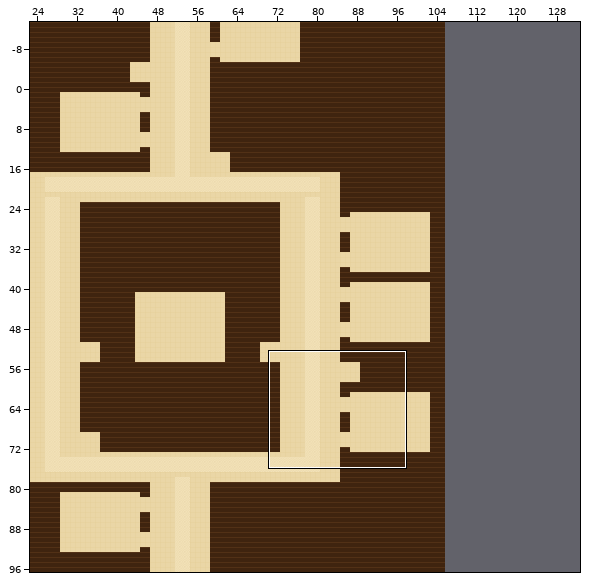
An edit to a level. Tiled map (JSON), maps/library.tmj. Above: a wide view before the commit, with the close-up outlined.
Close-up. Before the edit:
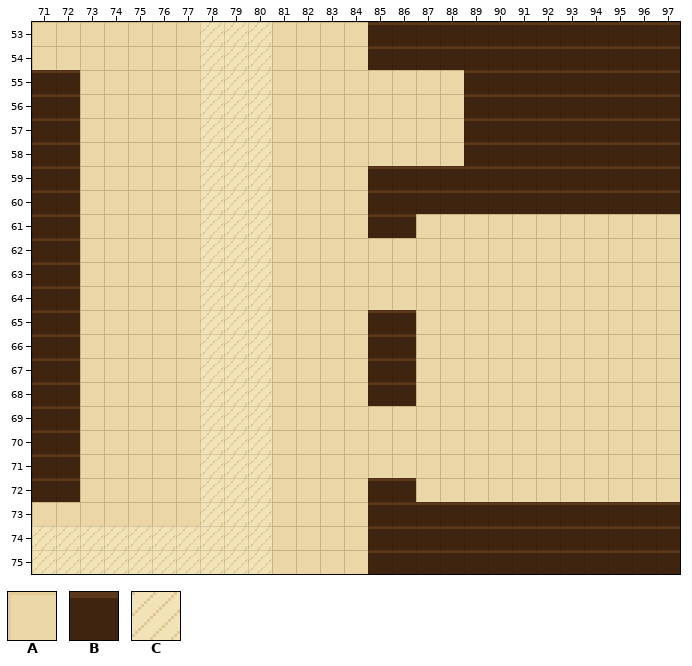
Cells are 16x16 px. Shown: x 71..97, y 53..75. The commit also changed other parts of the map, which this record leaves out. The old version is drawn lined up with the new one.
Key: from "draft": A 0, B 1, C 5.
_ is an empty cell.
Layer "ground" before, first column x 71:
53 AAAAAAACCCAAAABBBBBBBBBBBBB
54 AAAAAAACCCAAAABBBBBBBBBBBBB
55 BBAAAAACCCAAAAAAAABBBBBBBBB
56 BBAAAAACCCAAAAAAAABBBBBBBBB
57 BBAAAAACCCAAAAAAAABBBBBBBBB
58 BBAAAAACCCAAAAAAAABBBBBBBBB
59 BBAAAAACCCAAAABBBBBBBBBBBBB
60 BBAAAAACCCAAAABBBBBBBBBBBBB
61 BBAAAAACCCAAAABBAAAAAAAAAAA
62 BBAAAAACCCAAAAAAAAAAAAAAAAA
63 BBAAAAACCCAAAAAAAAAAAAAAAAA
64 BBAAAAACCCAAAAAAAAAAAAAAAAA
65 BBAAAAACCCAAAABBAAAAAAAAAAA
66 BBAAAAACCCAAAABBAAAAAAAAAAA
67 BBAAAAACCCAAAABBAAAAAAAAAAA
68 BBAAAAACCCAAAABBAAAAAAAAAAA
69 BBAAAAACCCAAAAAAAAAAAAAAAAA
70 BBAAAAACCCAAAAAAAAAAAAAAAAA
71 BBAAAAACCCAAAAAAAAAAAAAAAAA
72 BBAAAAACCCAAAABBAAAAAAAAAAA
73 AAAAAAACCCAAAABBBBBBBBBBBBB
74 CCCCCCCCCCAAAABBBBBBBBBBBBB
75 CCCCCCCCCCAAAABBBBBBBBBBBBB
And afterwards:
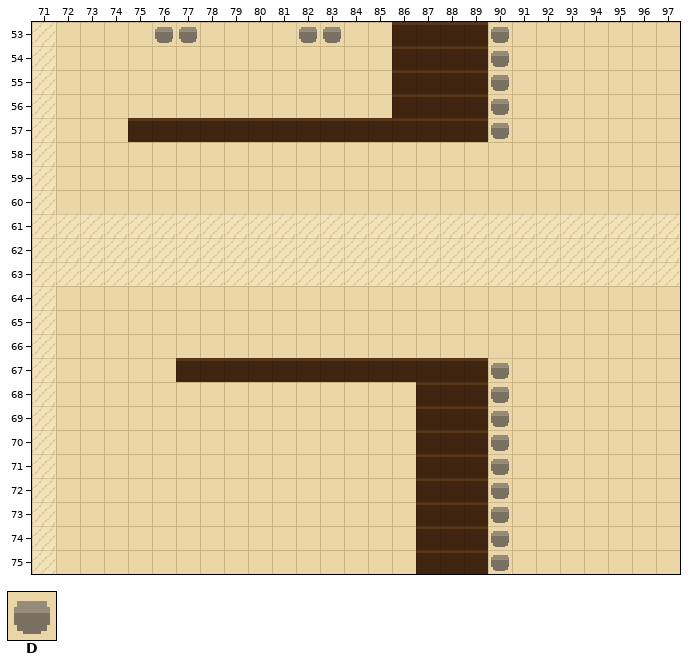
Further tiles: from "draft": D 4.
The exact change:
map size 106x190 -> 140x150 cells (old content now starts at 0,-40; both pictures use the new coordinates)
Layer "ground":
y 53: x 71 A -> C; x 76..80 AACCC -> DDAAA; x 82..83 AA -> DD; x 85 B -> A; x 90..97 BBBBBBBB -> DAAAAAAA
y 54: x 71 A -> C; x 78..80 CCC -> AAA; x 85 B -> A; x 90..97 BBBBBBBB -> DAAAAAAA
y 55..56: x 71..72 BB -> CA; x 78..80 CCC -> AAA; x 86..88 AAA -> BBB; x 90..97 BBBBBBBB -> DAAAAAAA
y 57: x 71..72 BB -> CA; x 75..88 AAACCCAAAAAAAA -> BBBBBBBBBBBBBB; x 90..97 BBBBBBBB -> DAAAAAAA
y 58: x 71..72 BB -> CA; x 78..80 CCC -> AAA; x 89..97 BBBBBBBBB -> AAAAAAAAA
y 59..60: x 71..72 BB -> CA; x 78..80 CCC -> AAA; x 85..97 BBBBBBBBBBBBB -> AAAAAAAAAAAAA
y 61: x 71..77 BBAAAAA -> CCCCCCC; x 81..97 AAAABBAAAAAAAAAAA -> CCCCCCCCCCCCCCCCC
y 62..63: x 71..77 BBAAAAA -> CCCCCCC; x 81..97 AAAAAAAAAAAAAAAAA -> CCCCCCCCCCCCCCCCC
y 64: x 71..72 BB -> CA; x 78..80 CCC -> AAA
y 65..66: x 71..72 BB -> CA; x 78..80 CCC -> AAA; x 85..86 BB -> AA
y 67: x 71..72 BB -> CA; x 77..84 ACCCAAAA -> BBBBBBBB; x 87..90 AAAA -> BBBD
y 68: x 71..72 BB -> CA; x 78..80 CCC -> AAA; x 85..90 BBAAAA -> AABBBD
y 69..71: x 71..72 BB -> CA; x 78..80 CCC -> AAA; x 87..90 AAAA -> BBBD
y 72: x 71..72 BB -> CA; x 78..80 CCC -> AAA; x 85..90 BBAAAA -> AABBBD
y 73: x 71 A -> C; x 78..80 CCC -> AAA; x 85..86 BB -> AA; x 90..97 BBBBBBBB -> DAAAAAAA
y 74..75: x 72..80 CCCCCCCCC -> AAAAAAAAA; x 85..86 BB -> AA; x 90..97 BBBBBBBB -> DAAAAAAA
Where, in picture pixels (left, top, right, bottom), the same in both close-ups:
changed: (32, 22, 680, 574)
